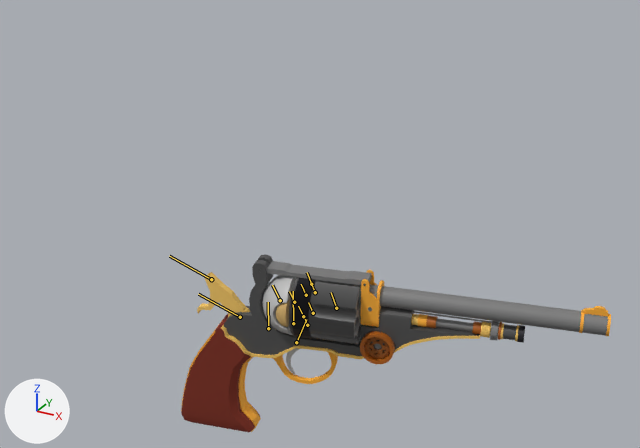
The FBX model project-steampunk/Assets/Animations/Revolver/gun-shoot.fbx, before and after one commit.
The view is the same before and after, from a camera (50 mm lens) standing at (3.7, -3.03, 3.58) and looking at (2.32, -0.52, 2.33). The lights are fixed; the arrows at lower left show +X, +Y and +Z. Both versions are drawn at frame 21 of the action 'gun-shoot'; the numbers are the values there. The bones that bend it are drawn over the model as lines.

Names of what the first picture shows: 'biock', 'corpus', 'curock', 'rev_bar'.
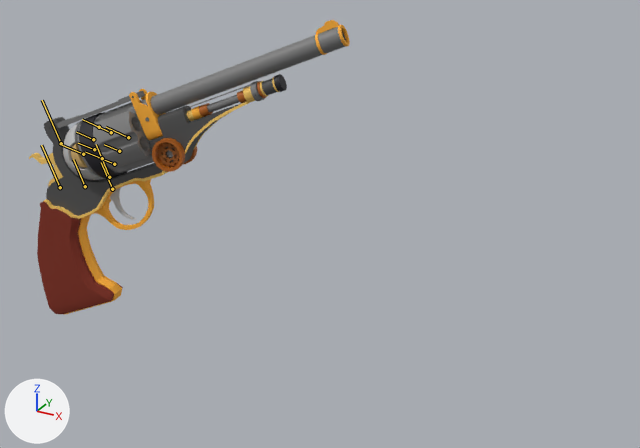
What differs and where, as boxes (x1, y1, x2, y2) in the pictures (640 x 448 px):
'corpus', posed (27% narrower, 65% taller)
    before: (181, 254, 611, 432)
    after: (37, 20, 350, 315)
'rev_bar', posed
    before: (289, 277, 361, 344)
    after: (77, 100, 154, 179)
'biock', posed
    before: (197, 272, 250, 317)
    after: (29, 152, 63, 187)
'curock', posed
    before: (286, 348, 299, 374)
    after: (110, 187, 135, 220)
bone 'joint1', root to tip
    before: (268, 328) to (268, 302)
    after: (85, 186) to (73, 159)
bone 'joint2', root to tip
    before: (296, 342) to (306, 319)
    after: (112, 189) to (101, 162)
bone 'joint3', root to tip
    before: (240, 317) to (198, 294)
    after: (60, 187) to (41, 145)
bone 'joint13', root to tip
    before: (280, 300) to (272, 285)
    after: (83, 154) to (59, 144)

The edits, one by one:
Bone 'joint1' (bone_joint1) moves from (234.08, 204.19, 66.35) to (155.93, 245.8, 69.95).
Bone 'joint1' (bone_joint1) turns from (0, 13, 0) to (0, 13, 23) degrees about its own x, y and z.
Bone 'joint2' (bone_joint2) turns from (0, 0, -20) to (0, 0, 0) degrees about its own x, y and z.
Bone 'joint3' (bone_joint3) turns from (0, 0, 65) to (0, 0, 0) degrees about its own x, y and z.
Bone 'joint13' (bone_joint13) turns from (38, 0, 0) to (60, 0, 0) degrees about its own x, y and z.
